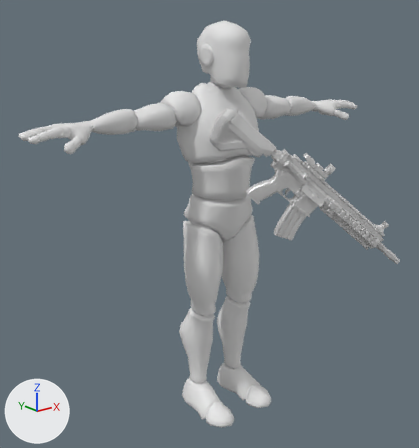
What one commit did to the Blender file NBender/animazioni/Fullbody/fullbody M4 anim.blend.
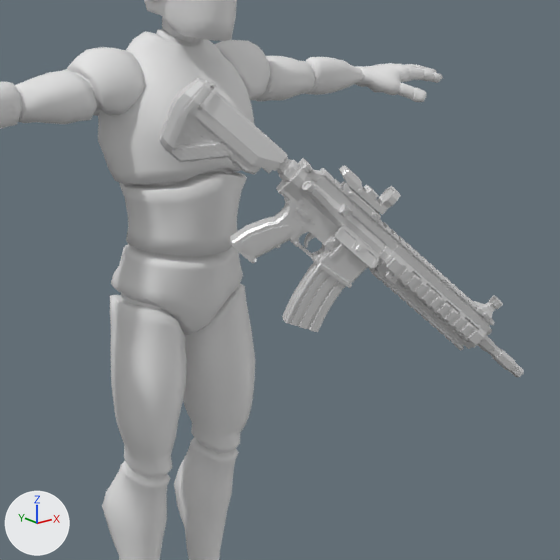
Old and new are each drawn whole from a 50 mm camera at (-1.66, -2.01, 1.73) aimed at (-0.15, -0.13, 0.98) and again close up on the part from 30% to 100% of the width and 15% to 80% of the height. Every picture has the same lights, and +X, +Y and +Z are marked at lower left.

The first close-up shows 'AR_M_Barrel', 'AR_M_BarrelGuard', 'AR_M_Ejection Port', 'AR_M_Grip', 'AR_M_Mag.001', 'AR_M_Receiver_Down', 'AR_M_Receiver_Up', 'AR_M_Sight_Front', 'AR_M_Stock', 'HumanM_BodyMesh', 'Optic_B.001', 'Optic_B_Lens.001'.
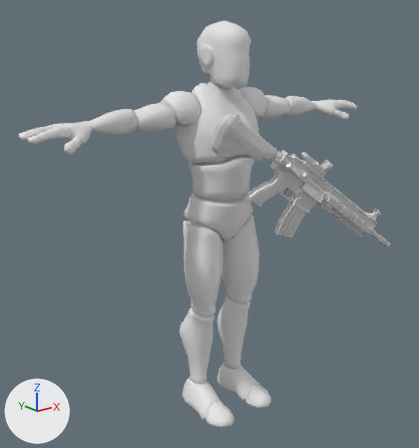
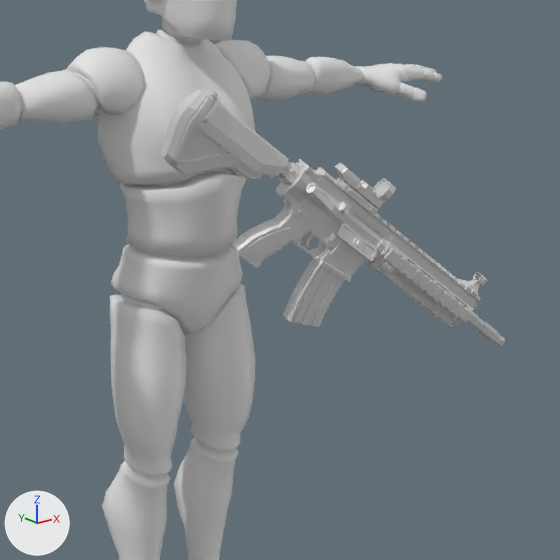
The edits, one by one:
Object 'AR_M_Barrel' (ob_ar_m_barrel) moves from (0.305, -0.547, 0.991) to (0.347, -0.485, 1.01).
Object 'AR_M_Barrel' (ob_ar_m_barrel) turns from (131, -4.9, 54) to (128, -8.7, 66) degrees about x, y and z.
Object 'AR_M_BarrelGuard' (ob_ar_m_barrelguard) moves from (0.331, -0.562, 0.96) to (0.378, -0.494, 0.98).
Object 'AR_M_BarrelGuard' (ob_ar_m_barrelguard) turns from (131, -4.9, 54) to (128, -8.7, 66) degrees about x, y and z.
Object 'AR_M_Ejection Port' (ob_ar_m_ejection_port) moves from (0.131, -0.471, 1.139) to (0.15, -0.451, 1.144).
Object 'AR_M_Ejection Port' (ob_ar_m_ejection_port) turns from (131, -4.9, 54) to (128, -8.7, 66) degrees about x, y and z.
Object 'AR_M_Grip' (ob_ar_m_grip) moves from (0.016, -0.355, 1.17) to (0.013, -0.361, 1.168).
Object 'AR_M_Grip' (ob_ar_m_grip) turns from (131, -4.9, 54) to (128, -8.7, 66) degrees about x, y and z.
Object 'AR_M_Mag.001' (ob_ar_m_mag_001) moves from (0.096, -0.397, 1.022) to (0.11, -0.381, 1.026).
Object 'AR_M_Mag.001' (ob_ar_m_mag_001) turns from (131, -4.9, 54) to (128, -8.7, 66) degrees about x, y and z.
Object 'AR_M_Receiver_Down' (ob_ar_m_receiver_down) moves from (0.11, -0.42, 1.145) to (0.119, -0.406, 1.149).
Object 'AR_M_Receiver_Down' (ob_ar_m_receiver_down) turns from (131, -4.9, 54) to (128, -8.7, 66) degrees about x, y and z.
Object 'AR_M_Receiver_Up' (ob_ar_m_receiver_up) moves from (0.126, -0.435, 1.169) to (0.136, -0.418, 1.175).
Object 'AR_M_Receiver_Up' (ob_ar_m_receiver_up) turns from (131, -4.9, 54) to (128, -8.7, 66) degrees about x, y and z.
Object 'AR_M_Sight_Front' (ob_ar_m_sight_front) moves from (0.389, -0.605, 0.962) to (0.443, -0.525, 0.986).
Object 'AR_M_Sight_Front' (ob_ar_m_sight_front) turns from (131, -4.9, 54) to (128, -8.7, 66) degrees about x, y and z.
Object 'AR_M_Stock' (ob_ar_m_stock) moves from (-0.05, -0.326, 1.354) to (-0.072, -0.352, 1.347).
Object 'AR_M_Stock' (ob_ar_m_stock) turns from (131, -4.9, 54) to (128, -8.7, 66) degrees about x, y and z.
Object 'Optic_B.001' (ob_optic_b_001) moves from (0.134, -0.447, 1.226) to (0.141, -0.43, 1.232).
Object 'Optic_B.001' (ob_optic_b_001) turns from (131, -4.9, 54) to (128, -8.7, 66) degrees about x, y and z.
Object 'Optic_B_Lens.001' (ob_optic_b_lens_001) moves from (0.19, -0.489, 1.233) to (0.205, -0.46, 1.242).

Changed parts and their boxes (x1, y1, x2, y2) in the close-ups (560 x 560 px):
'AR_M_Stock', moved, turned
    before: (159, 78, 288, 174)
    after: (161, 89, 289, 181)
'AR_M_BarrelGuard', moved, turned
    before: (369, 236, 495, 351)
    after: (365, 227, 481, 328)
'AR_M_Receiver_Down', moved, turned
    before: (276, 157, 377, 288)
    after: (276, 162, 369, 282)
'AR_M_Receiver_Up', moved, turned
    before: (299, 168, 402, 266)
    after: (301, 167, 397, 257)
'AR_M_Mag.001', moved, turned
    before: (282, 262, 346, 332)
    after: (283, 258, 345, 327)
'AR_M_Grip', moved, turned
    before: (230, 198, 303, 264)
    after: (231, 199, 305, 268)
'Optic_B.001', moved, turned
    before: (339, 165, 401, 221)
    after: (335, 163, 396, 215)
'AR_M_Barrel', moved, turned
    before: (473, 329, 524, 377)
    after: (466, 305, 505, 346)
'AR_M_Ejection Port', moved, turned
    before: (335, 226, 379, 268)
    after: (337, 223, 377, 261)
'AR_M_Sight_Front', moved, turned
    before: (473, 295, 503, 322)
    after: (458, 272, 487, 298)
'Optic_B_Lens.001', moved
    before: (381, 189, 394, 202)
    after: (375, 181, 389, 196)
